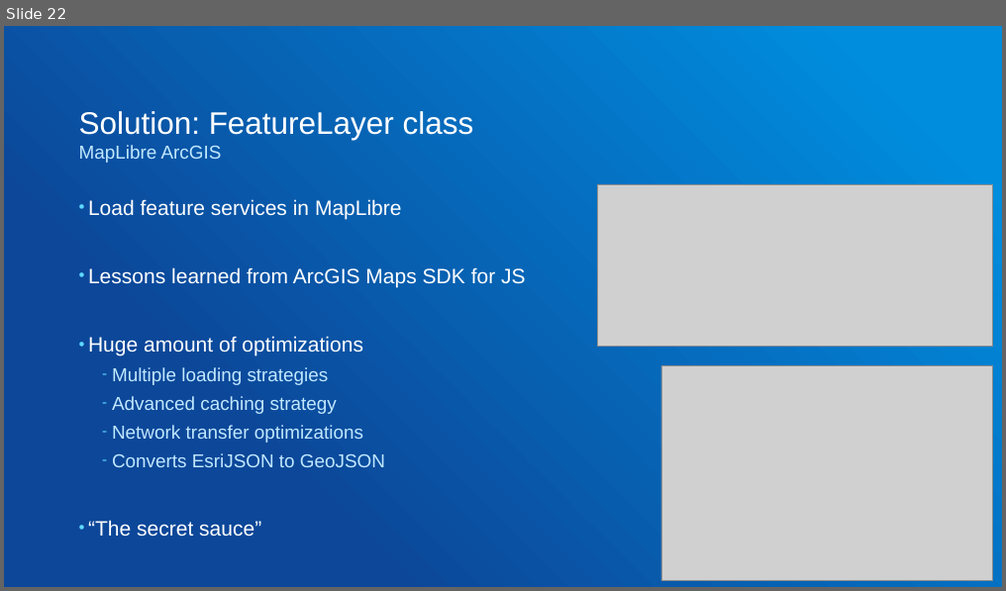
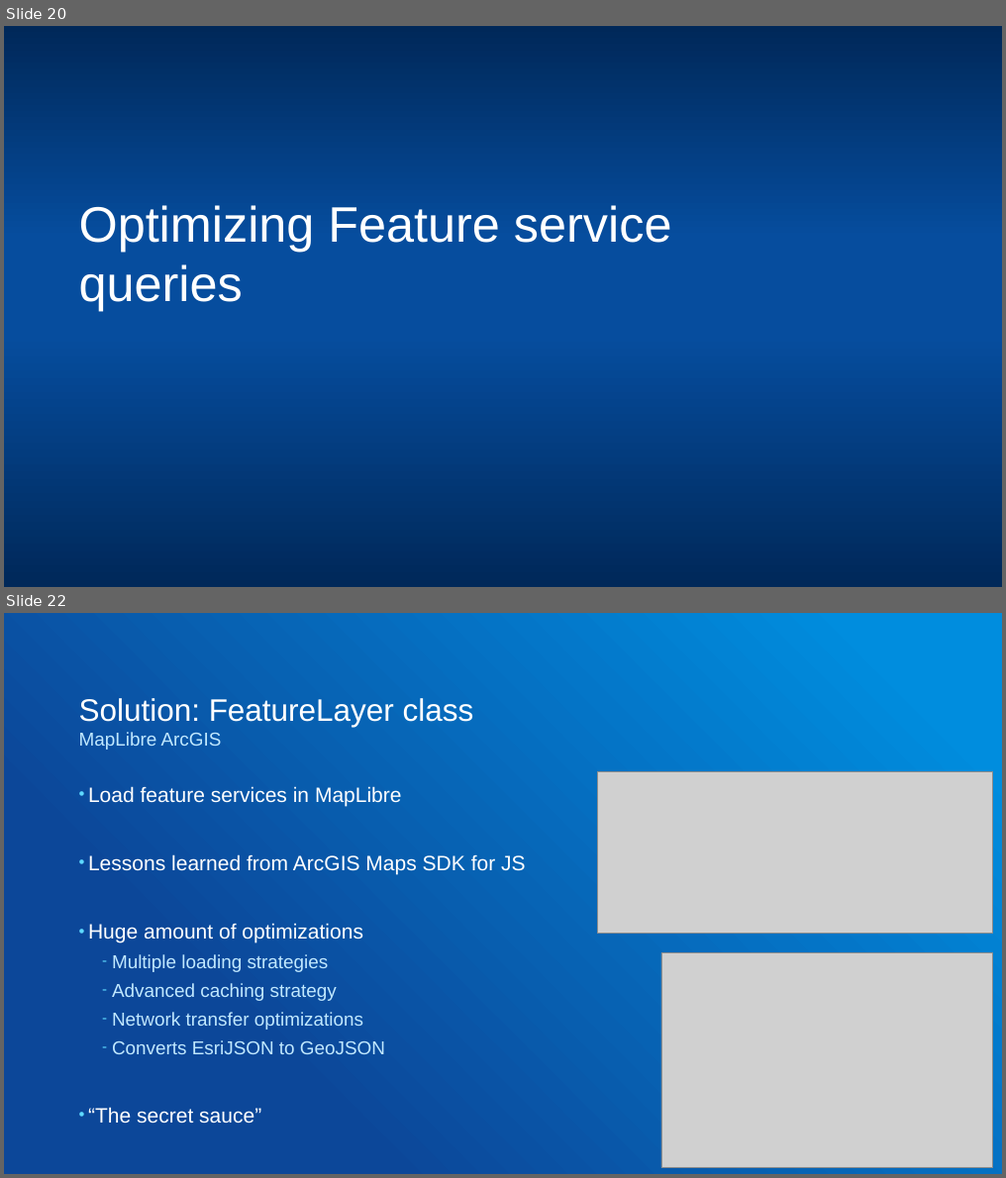
Before and after one commit to gowin20/foss4g-2026-maplibregl-data-visualization, a slide deck: foss4g-optimized-maplibre-queries.pptx. Shown one above the other, each under a label of ours: slide 22 before the commit, slides 20 and 22 after it; the slides between them are not shown. The pictures are 1006x591 and 1006x1178 pixels, drawn with LibreOffice and Linux fonts; fonts in the diff are those of the drawing; grey boxes stand for pictures. Boxes give left, top, right and bottom in pixels: in the first picture for what was removed or moved away, otherwise in the second. Text is boxed around its words. In the diff, an @@ line names an element or a change of style, - is before the commit and + after.

```diff
--- a/foss4g-optimized-maplibre-queries.pptx
+++ b/foss4g-optimized-maplibre-queries.pptx
@@ slide 20 added at bbox=[4, 26, 1002, 587], background gradient #002859 to #064D9E @@
@@ title added at bbox=[79, 205, 672, 311], 48 pt, text #FFFFFF @@
+Optimizing Feature service queries
```
Also in this commit, not shown: 8 slides changed, 1 other slide added, 1 slide removed, 1 other file.
